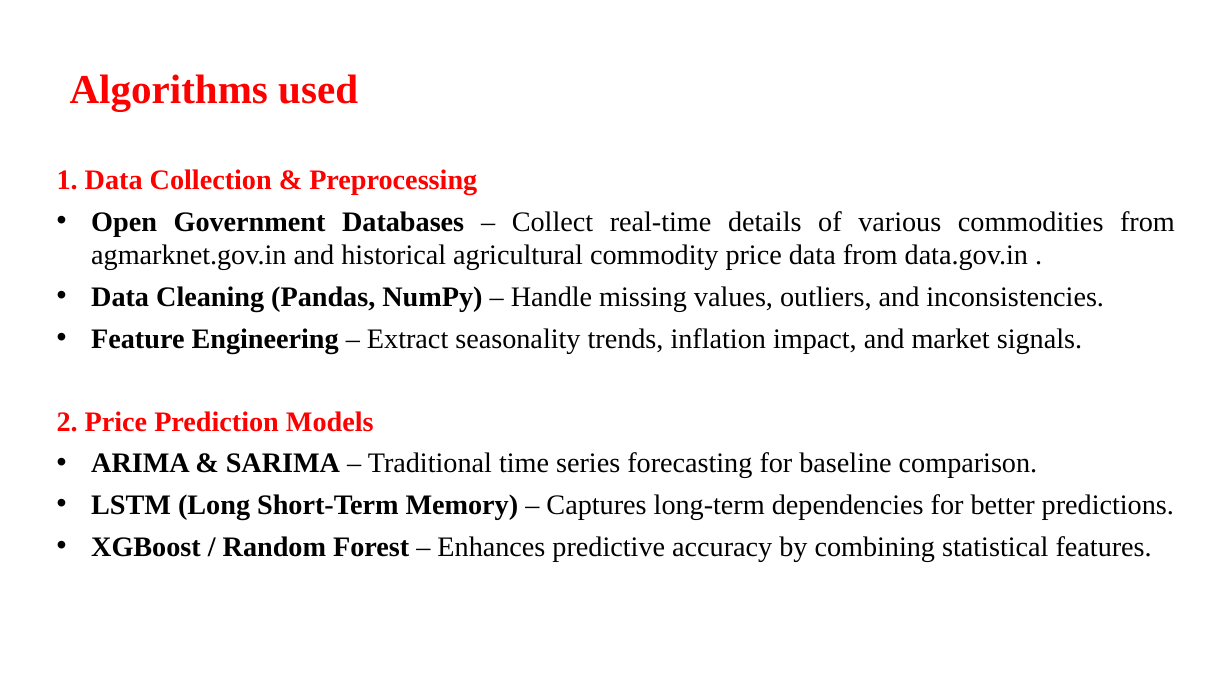
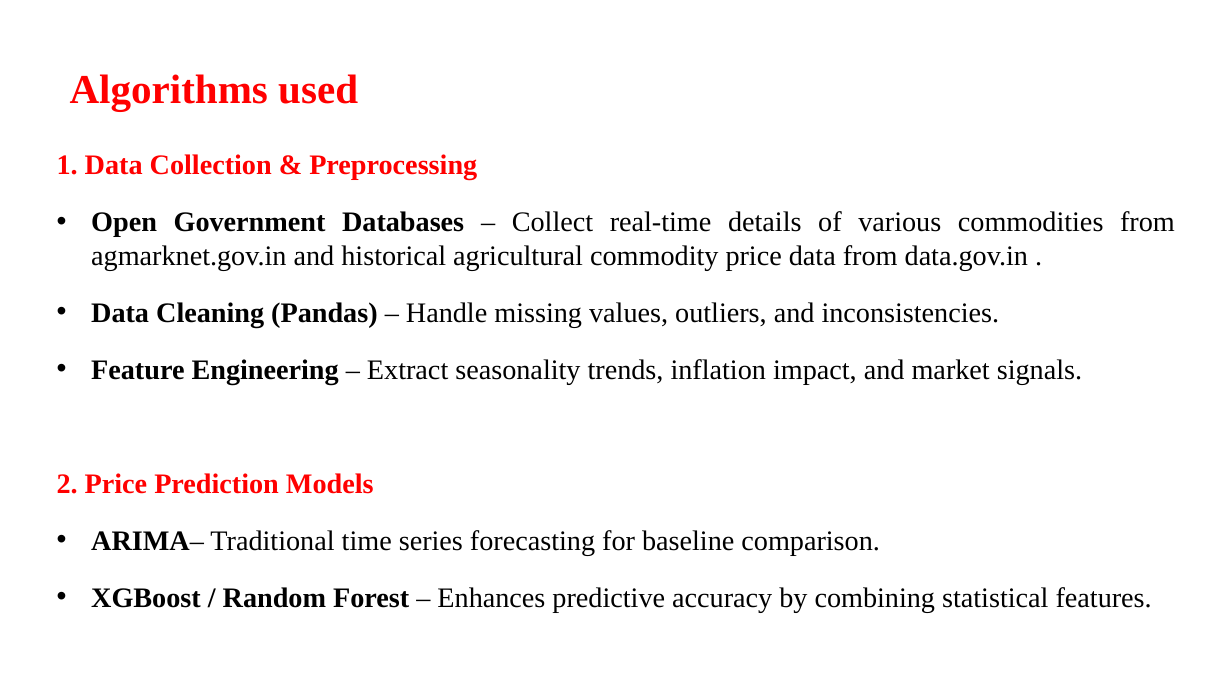
Before and after one commit to Aashif786/Price-Prediction-Model-for-Agricultural-Products, a slide deck: slide 6 of ppts/2.pptx. Drawn at 1232x693 pixels with LibreOffice and Linux fonts; fonts in the diff are those of the drawing; background and template pictures are left out. Boxes give left, top, right and bottom in pixels: in the first picture for what was removed or moved away, otherwise in the second. Text is boxed around its words. In the diff, an @@ line names an element or a change of style, - is before the commit and + after.

```diff
--- a/ppts/2.pptx
+++ b/ppts/2.pptx
@@ text "1. Data Collection & Preprocessing": place and size @@
-text "1. Data Collection & Preprocessing" at (57, 169, 1175, 561)
+text "1. Data Collection & Preprocessing" at (57, 154, 1175, 612)
@@ text at (57, 154, 1175, 612): more space between paragraphs @@
@@ text at (91, 302, 1000, 327): text changed @@
-• Data Cleaning (Pandas, NumPy) – Handle missing values, outliers, and inconsistencies.
+• Data Cleaning (Pandas) – Handle missing values, outliers, and inconsistencies.
@@ text at (91, 530, 880, 555): text changed @@
-• ARIMA & SARIMA – Traditional time series forecasting for baseline comparison.
-• LSTM (Long Short-Term Memory) – Captures long-term dependencies for better predictions.
+• ARIMA– Traditional time series forecasting for baseline comparison.
```
Also in this commit, not shown: 4 other slides changed, 2 slides added, 1 slide removed, 28 other files.
